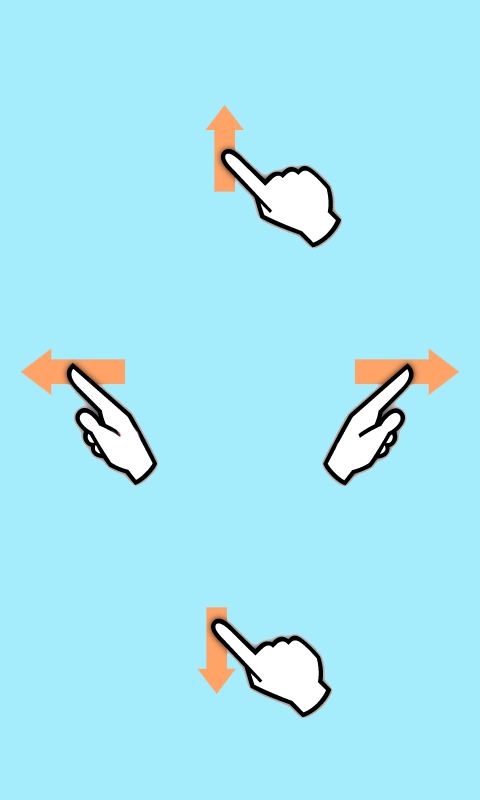
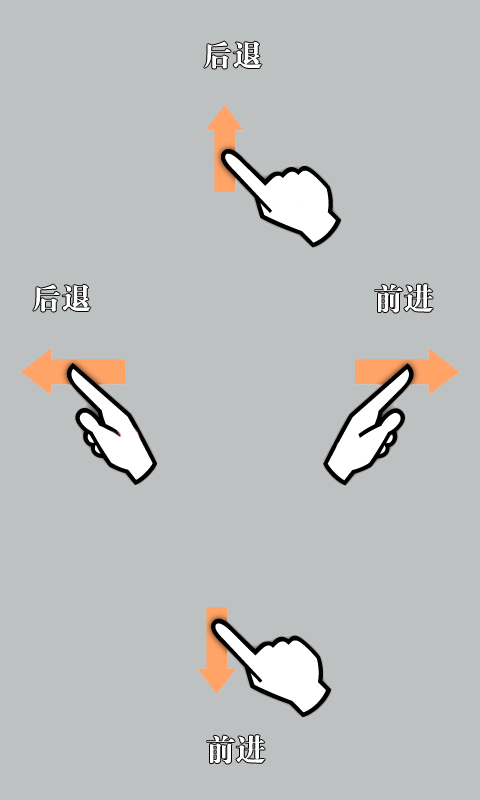
Before/after of a 480×800 layered artwork. What changed in the layer stack:
added layer "前进" (1st of 2) above "后退" over [375, 284, 433, 313]
added layer "后退" (1st of 2) above "前进" over [33, 284, 91, 312]
added layer "前进" (2nd of 2) above "后退" over [207, 735, 265, 764]
added layer "后退" (2nd of 2) above "Color Fill 1" over [204, 41, 262, 69]
painted on "Color Fill 1" over [0, 0, 480, 800]
